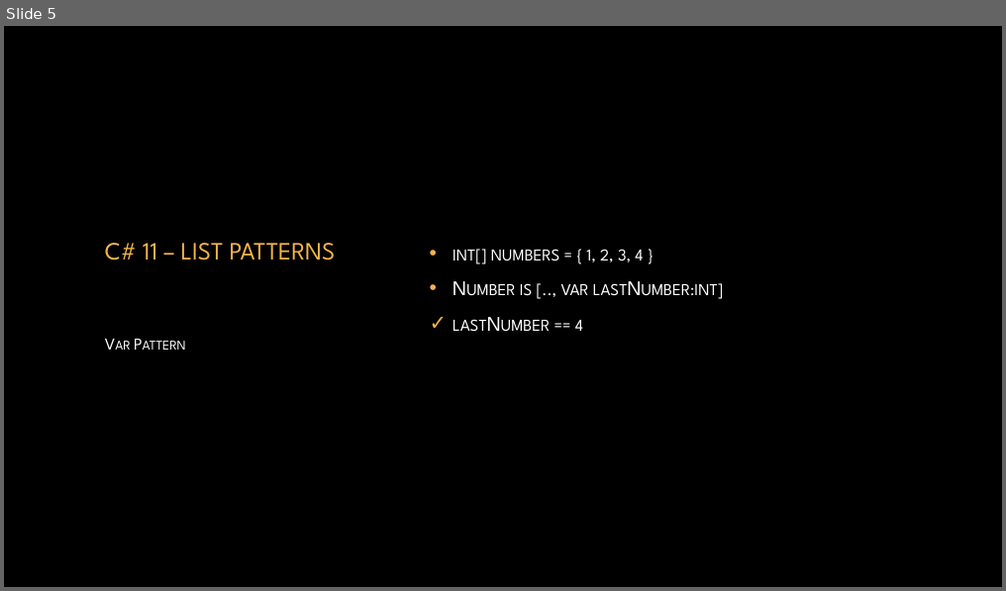
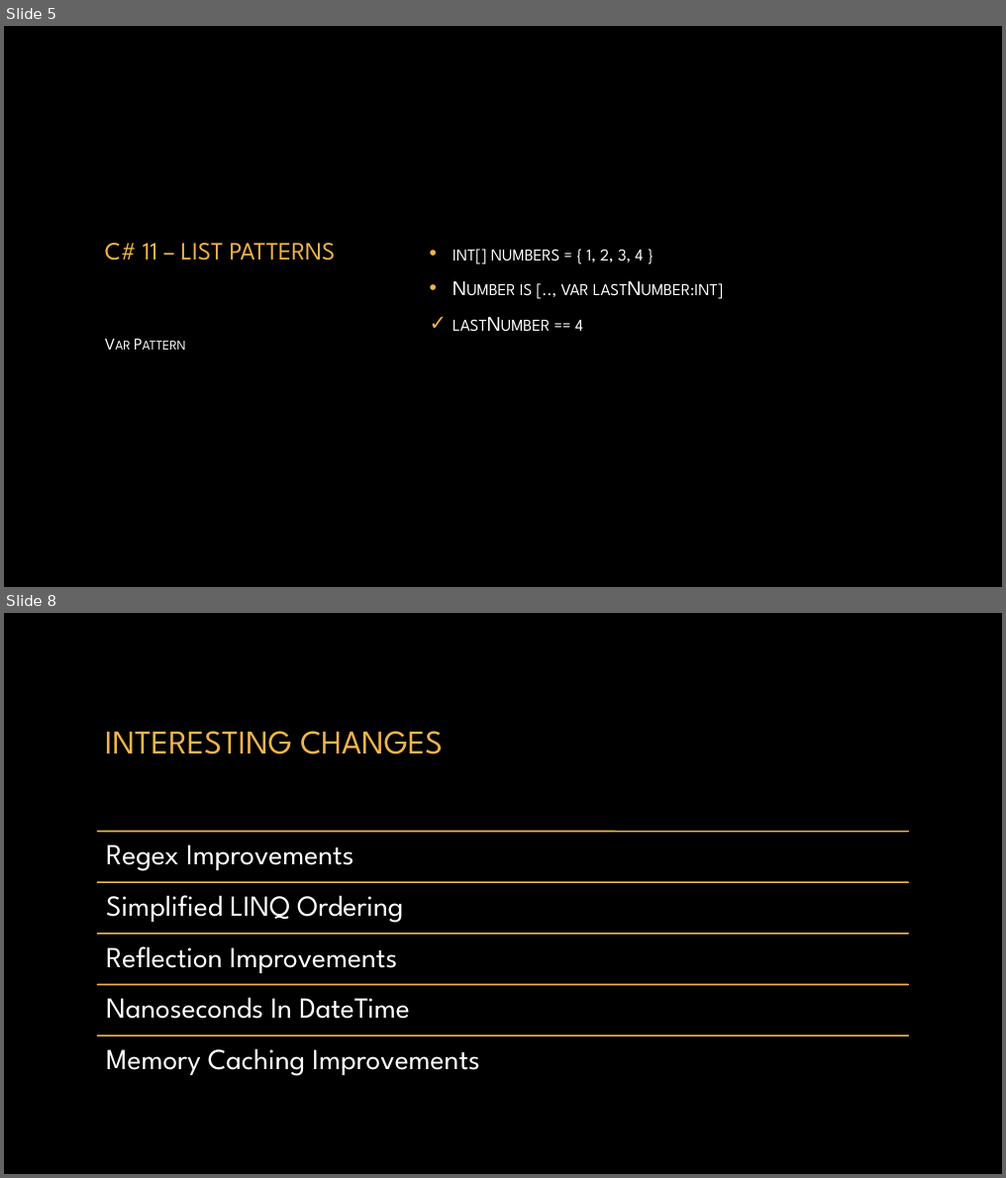
Before and after one commit to ogu83/dotnet7Talks, a slide deck: presentation.pptx. Shown one above the other, each under a label of ours: slide 5 before the commit, slides 5 and 8 after it; the slides between them are not shown. The pictures are 1006x591 and 1006x1178 pixels, drawn with LibreOffice and Linux fonts; fonts in the diff are those of the drawing; background and template pictures are left out. Boxes give left, top, right and bottom in pixels: in the first picture for what was removed or moved away, otherwise in the second. Text is boxed around its words. In the diff, an @@ line names an element or a change of style, - is before the commit and + after.

```diff
--- a/presentation.pptx
+++ b/presentation.pptx
@@ slide 8 added at [4,613,1002,1174], background picture (left out) @@
@@ title added at [105,731,443,755], 32 pt, text #F4B54B @@
+INTERESTING CHANGES
@@ group added at [98,832,908,1076]: 5 lines, 5 texts @@
+Regex Improvements
+Simplified LINQ Ordering
+Reflection Improvements
+Nanoseconds In DateTime
+Memory Caching Improvements
```
Also in this commit, not shown: 1 slide changed, 4 other slides added, 5 other files.
